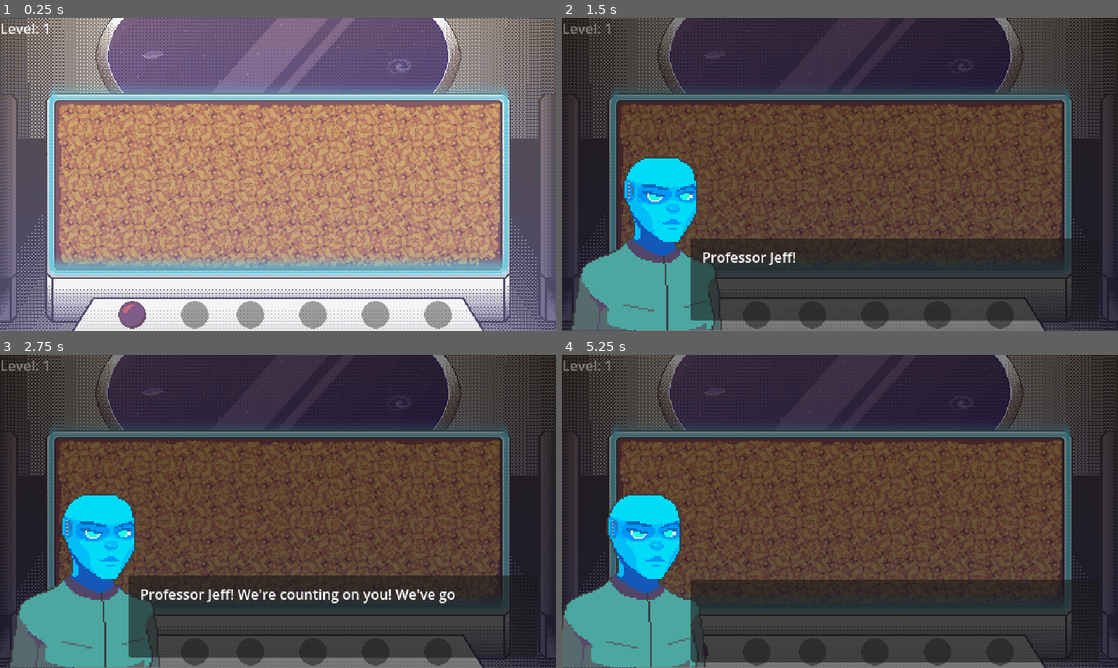
Above: before the commit, frames 1-4 (two rows, left to right).
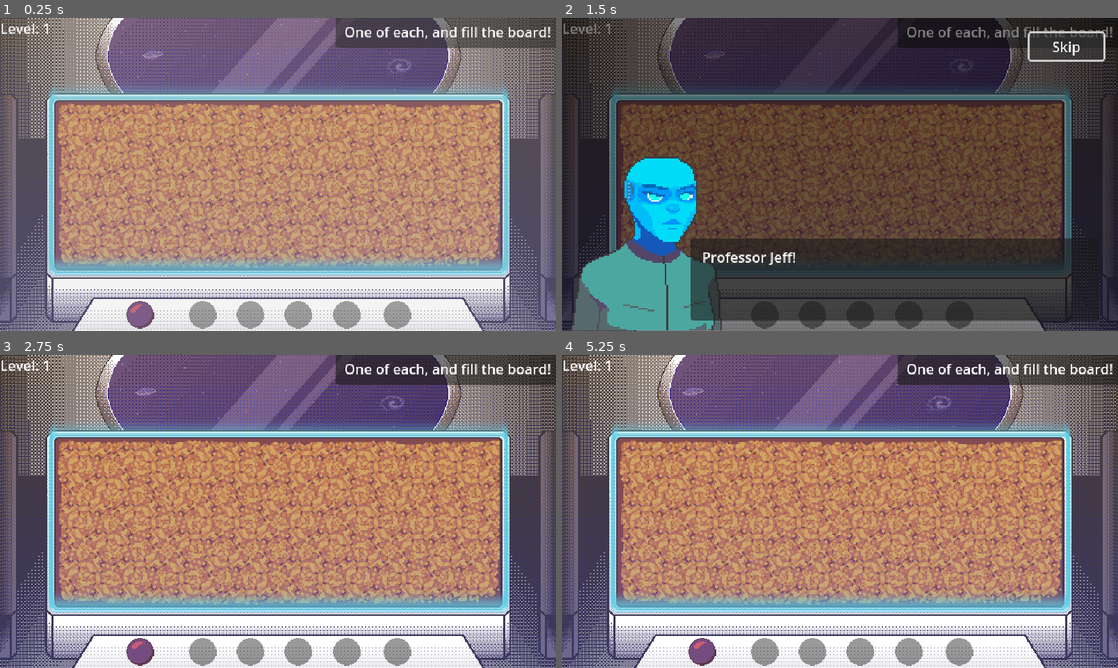
Above: after the commit, the same moments.

Repository: schnuet/ld-54-space-garden
Game: Godot game, scene res://scenes/MainScene.tscn
Two runs of this game, one before a commit and one after it. Both use one fixed random seed, a clock stepped at 60 frames per second and the inputs below.
Inputs (mouse positions are in pixels of both pictures, inside the frame that each line leads up to):
- Up to frame 1 (0.25 s): no input
- Up to frame 2 (1.5 s): move the mouse to (962, 158) at 0.52 s; click (962, 158) at 0.67 s; click (1067, 46) at 1.25 s, where only the run after the commit has a clickable "Skip"
- Up to frame 3 (2.75 s): move the mouse to (166, 527) at 2.02 s; click (166, 527) at 2.17 s
- Up to frame 4 (5.25 s): move the mouse to (895, 442) at 2.77 s; click (895, 442) at 2.92 s; move the mouse to (812, 574) at 3.52 s; click (812, 574) at 3.67 s; move the mouse to (1006, 558) at 4.27 s; click (1006, 558) at 4.42 s; move the mouse to (673, 464) at 5.02 s; click (673, 464) at 5.17 s

The runs differ from the first frame. In frame 1, 5.1% of the frame differs, in the area x 21-100%, y 0-100%; in frame 2, 2.7%; in frame 3, 97%; in frame 4, 97%, in the area x 0-100%, y 0-100%.

Commit message:
skipbutton and other stuff

Diff:
--- a/autoload/DialogOverlay/DialogOverlay.gd
+++ b/autoload/DialogOverlay/DialogOverlay.gd
@@ -12,10 +12,13 @@
 
 @onready var backdrop = $Backdrop;
 
+var skip = false;
+
 func _ready():
 	backdrop.hide();
 	box_chef.hide();
 	box_prof.hide();
+	$SkipButton.hide();
 
 func do_dialog(lines: Array, scene_to_pause: Node = null):
 	move_to_front();
@@ -24,10 +27,15 @@
 
 	show_backdrop();
 	await get_tree().create_timer(0.75).timeout;
+	skip = false;
+	$SkipButton.show();
 
 	print("visible", speech_box);
 
 	for line in lines:
+		if skip == true:
+			continue;
+
 		if line.get("actor") == "chef":
 			await switch_box(box_chef);
 		else:
@@ -38,10 +46,12 @@
 		elif line.get("type") == "action":
 			await line.get("action").call();
 
+	$SkipButton.hide();
 	hide_box(box);
 	hide_backdrop();
 
 	box = null;
+	skip = false;
 
 	if scene_to_pause:
 		scene_to_pause.process_mode = Node.PROCESS_MODE_INHERIT;
@@ -70,6 +80,9 @@
 		speech_box.uppercase = false;
 
 	for text in texts:
+		if skip == true:
+			return;
+
 		print("next line!");
 		var old_text_length = len(speech_box.text);
 		if old_text_length > 0:
@@ -83,6 +96,9 @@
 		speech_box.visible_characters = text_length;
 		timer = get_tree().create_timer(0.3)
 		await timer.timeout;
+
+	if skip == true:
+		return;
 
 	timer = get_tree().create_timer(len(speech_box.text) * 0.2);
 	await timer.timeout
@@ -141,3 +157,14 @@
 		elif tween != null and tween.is_running():
 			tween.stop();
 			tween.emit_signal("finished");
+
+
+func _on_skip_button_pressed():
+	skip = true;
+
+	if timer != null and timer.time_left > 0:
+		timer.time_left = 0;
+		timer.emit_signal("timeout");
+	elif tween != null and tween.is_running():
+		tween.stop();
+		tween.emit_signal("finished");
--- a/autoload/DialogOverlay/DialogOverlay.tscn
+++ b/autoload/DialogOverlay/DialogOverlay.tscn
@@ -39,6 +39,30 @@
 mouse_filter = 2
 color = Color(0, 0, 0, 0.192157)
 
+[node name="prof" type="Node2D" parent="."]
+
+[node name="Portrait" type="Sprite2D" parent="prof"]
+position = Vector2(540, 243)
+scale = Vector2(2, 2)
+texture = ExtResource("2_8q5f7")
+
+[node name="Panel" type="Panel" parent="prof"]
+offset_left = 17.0
+offset_top = 253.0
+offset_right = 487.0
+offset_bottom = 348.0
+metadata/_edit_group_ = true
+
+[node name="Speech" type="Label" parent="prof/Panel"]
+layout_mode = 0
+offset_left = 13.0
+offset_top = 10.0
+offset_right = 453.0
+offset_bottom = 84.0
+text = "This is a standard text!"
+autowrap_mode = 3
+visible_characters_behavior = 1
+
 [node name="chef" type="Node2D" parent="."]
 visible = false
 
@@ -65,26 +89,12 @@
 autowrap_mode = 3
 visible_characters_behavior = 1
 
-[node name="prof" type="Node2D" parent="."]
+[node name="SkipButton" type="Button" parent="."]
+layout_mode = 0
+offset_left = 538.0
+offset_top = 17.0
+offset_right = 623.0
+offset_bottom = 48.0
+text = "Skip"
 
-[node name="Portrait" type="Sprite2D" parent="prof"]
-position = Vector2(540, 243)
-scale = Vector2(2, 2)
-texture = ExtResource("2_8q5f7")
-
-[node name="Panel" type="Panel" parent="prof"]
-offset_left = 17.0
-offset_top = 253.0
-offset_right = 487.0
-offset_bottom = 348.0
-metadata/_edit_group_ = true
-
-[node name="Speech" type="Label" parent="prof/Panel"]
-layout_mode = 0
-offset_left = 13.0
-offset_top = 10.0
-offset_right = 453.0
-offset_bottom = 84.0
-text = "This is a standard text!"
-autowrap_mode = 3
-visible_characters_behavior = 1
+[connection signal="pressed" from="SkipButton" to="." method="_on_skip_button_pressed"]
--- a/scenes/MainScene.gd
+++ b/scenes/MainScene.gd
@@ -130,3 +130,20 @@
 					]
 				}
 			], self);
+
+
+@onready var default_menu_y = $Menu.position.y;
+
+func fade_out_menu():
+	var menu = $Menu;
+	var tween = get_tree().create_tween();
+	tween.tween_property(menu, "property:y", default_menu_y + 50, 1);
+	tween.set_ease(Tween.EASE_IN);
+	await tween.finished;
+
+func fade_in_menu():
+	var menu = $Menu;
+	var tween = get_tree().create_tween();
+	tween.tween_property(menu, "property:y", default_menu_y, 1);
+	tween.set_ease(Tween.EASE_IN);
+	await tween.finished;
--- a/scenes/MainScene.tscn
+++ b/scenes/MainScene.tscn
@@ -1649,15 +1649,17 @@
 position = Vector2(0, 13)
 
 [node name="PlantButtonBHi" parent="Menu" instance=ExtResource("2_bm6uj")]
-position = Vector2(152, 328)
+position = Vector2(161, 328)
 plant_type = "BHi"
+metadata/_edit_group_ = true
 
 [node name="AnimatedSprite2D" type="AnimatedSprite2D" parent="Menu/PlantButtonBHi"]
 sprite_frames = SubResource("SpriteFrames_ga4fq")
 
 [node name="PlantButtonStan" parent="Menu" instance=ExtResource("2_bm6uj")]
-position = Vector2(224, 328)
+position = Vector2(233, 328)
 plant_type = "Stan"
+metadata/_edit_group_ = true
 
 [node name="AnimatedSprite2D" type="AnimatedSprite2D" parent="Menu/PlantButtonStan"]
 sprite_frames = SubResource("SpriteFrames_hsl7l")
@@ -1666,27 +1668,31 @@
 [node name="PlantButtonJeff" parent="Menu" instance=ExtResource("2_bm6uj")]
 position = Vector2(288, 328)
 plant_type = "Jeff"
+metadata/_edit_group_ = true
 
 [node name="AnimatedSprite2D" type="AnimatedSprite2D" parent="Menu/PlantButtonJeff"]
 sprite_frames = SubResource("SpriteFrames_wfkdk")
 
 [node name="PlantButtonAssi" parent="Menu" instance=ExtResource("2_bm6uj")]
-position = Vector2(360, 328)
+position = Vector2(343, 328)
 plant_type = "Assi"
+metadata/_edit_group_ = true
 
 [node name="AnimatedSprite2D" type="AnimatedSprite2D" parent="Menu/PlantButtonAssi"]
 sprite_frames = SubResource("SpriteFrames_ucvli")
 
 [node name="PlantButtonFrank" parent="Menu" instance=ExtResource("2_bm6uj")]
-position = Vector2(432, 328)
+position = Vector2(399, 328)
 plant_type = "Frank"
+metadata/_edit_group_ = true
 
 [node name="AnimatedSprite2D" type="AnimatedSprite2D" parent="Menu/PlantButtonFrank"]
 sprite_frames = SubResource("SpriteFrames_1u42c")
 
 [node name="PlantButtonToni" parent="Menu" instance=ExtResource("2_bm6uj")]
-position = Vector2(504, 328)
+position = Vector2(457, 328)
 plant_type = "Toni"
+metadata/_edit_group_ = true
 
 [node name="AnimatedSprite2D" type="AnimatedSprite2D" parent="Menu/PlantButtonToni"]
 sprite_frames = SubResource("SpriteFrames_kw3fg")
@@ -1699,4 +1705,17 @@
 texture = ExtResource("12_tu3v7")
 centered = false
 
+[node name="Panel" type="Panel" parent="."]
+offset_left = 386.0
+offset_top = -4.0
+offset_right = 647.0
+offset_bottom = 34.0
+
+[node name="Label" type="Label" parent="Panel"]
+offset_left = 10.0
+offset_top = 8.0
+offset_right = 248.0
+offset_bottom = 34.0
+text = "One of each, and fill the board!"
+
 [connection signal="level_changed" from="PlantMap" to="." method="_on_plant_map_level_changed"]
--- a/scenes/Plant/Plant.gd
+++ b/scenes/Plant/Plant.gd
@@ -133,6 +133,19 @@
 	planted = true;
 	await get_tree().physics_frame;
 
+	if get_tile_position().y == 0:
+#		$AnimatedSprite2D.self_modulate = Color(180, 180, 180);
+		$AnimatedSprite2D.self_modulate = Color(0.5, 0.5, 0.5);
+	elif get_tile_position().y == 1:
+#		$AnimatedSprite2D.self_modulate = Color(220, 220, 220);
+		$AnimatedSprite2D.self_modulate = Color(0.75, 0.75, 0.75);
+	else:
+		$AnimatedSprite2D.self_modulate = Color.WHITE;
+
+
+func get_tile_position():
+	return floor(position / 64);
+
 
 func _on_grow_timer():
 	if not planted:
--- a/scenes/PlantMap/PlantMap.gd
+++ b/scenes/PlantMap/PlantMap.gd
@@ -74,6 +74,8 @@
 ];
 var current_level_index = 0;
 
+var paused = false;
+
 func _ready():
 	#start the game after a small delay
 	var timer = get_tree().create_timer(0.1).connect("timeout", start);
@@ -126,7 +128,10 @@
 
 
 func _on_level_done():
+	paused = true;
+
 	update_level();
+	paused = false;
 
 
 func update_level():
@@ -260,6 +265,9 @@
 
 
 func _on_mouse_collider_input_event(viewport, event, shape_idx):
+	if paused:
+		return;
+
 	if event is InputEventMouseButton and event.is_pressed():
 
 		var blocker = get_tree().get_nodes_in_group("blocker");
--- a/scenes/PlantMap/PlantMap.tscn
+++ b/scenes/PlantMap/PlantMap.tscn
@@ -172,6 +172,7 @@
 shape = SubResource("RectangleShape2D_sn8h3")
 
 [node name="Plants" type="Node2D" parent="."]
+y_sort_enabled = true
 
 [node name="BuildCursor" type="Node2D" parent="."]
 visible = false
